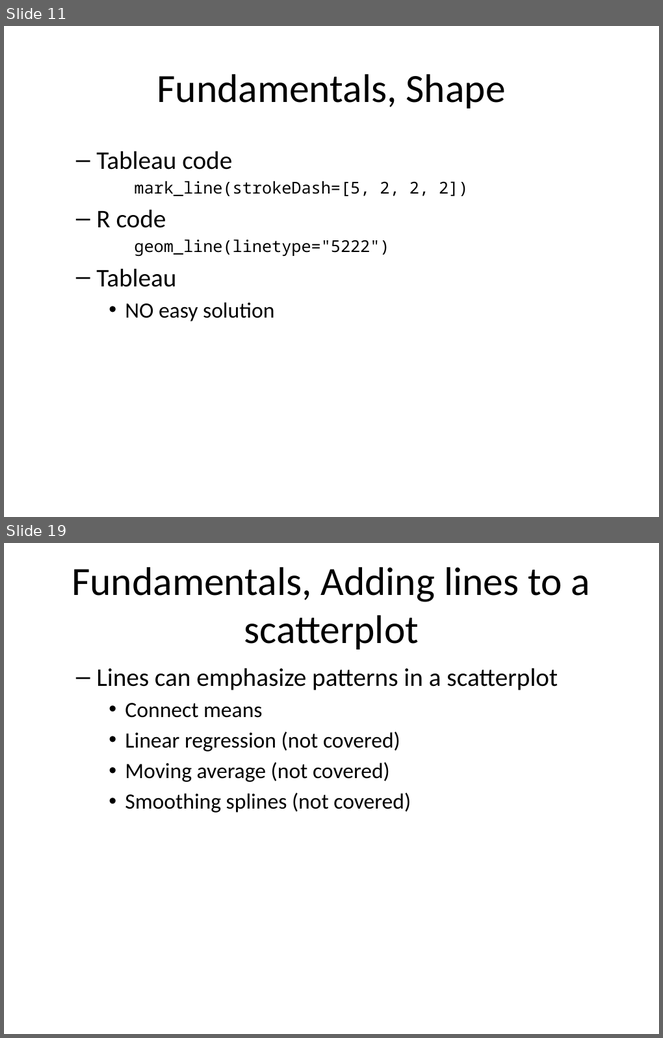
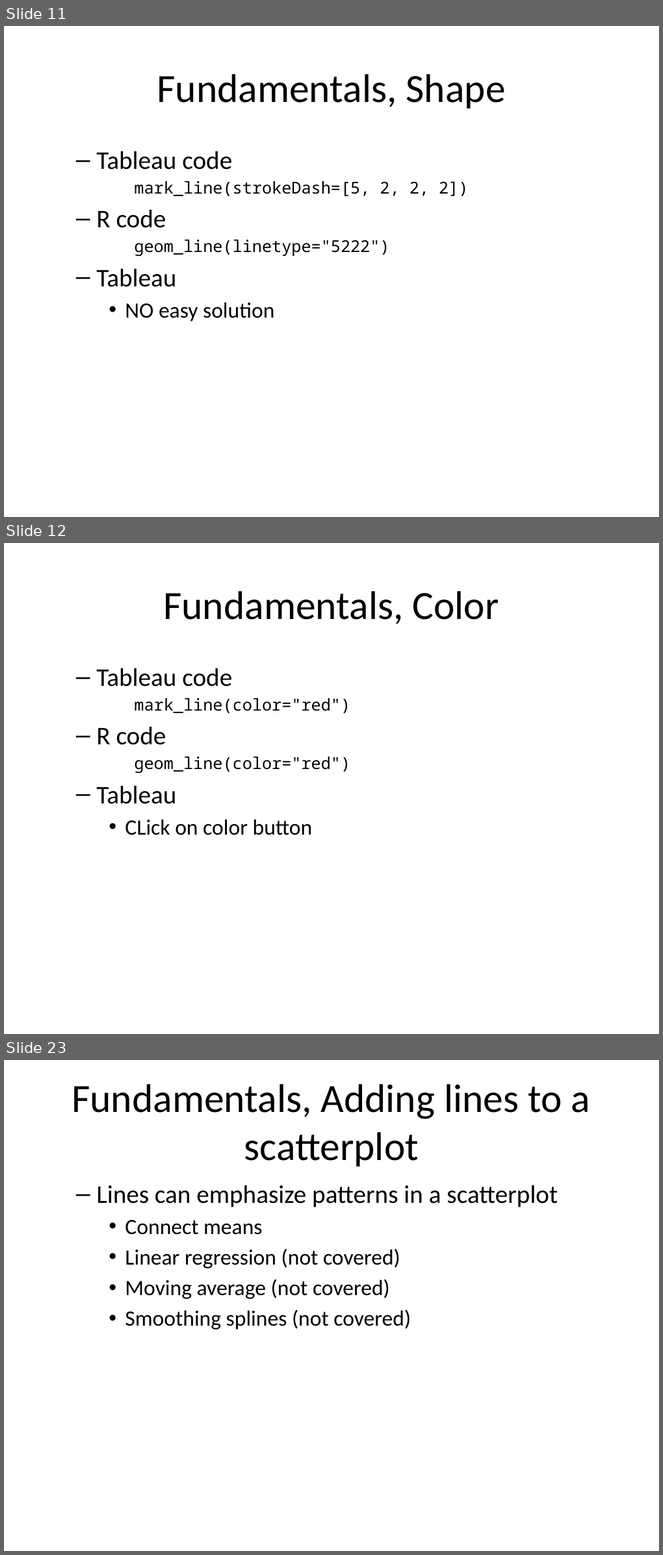
Before and after one commit to pmean/data-visualization, a slide deck: data-viz-03/component/fundamentals.pptx. Shown one above the other, each under a label of ours: slides 11 and 19 before the commit, slides 11, 12 and 23 after it; the slides between them are not shown. The pictures are 663x1038 and 663x1555 pixels, drawn with LibreOffice and Linux fonts; fonts in the diff are those of the drawing. Boxes give left, top, right and bottom in pixels: in the first picture for what was removed or moved away, otherwise in the second. Text is boxed around its words. In the diff, an @@ line names an element or a change of style, - is before the commit and + after.

Commit message:
Started multi-line graphs in data-viz-03

```diff
--- a/data-viz-03/component/fundamentals.pptx
+++ b/data-viz-03/component/fundamentals.pptx
@@ slide 12 added at <box>4,543,659,1034</box>, background #FFFFFF @@
@@ title added at <box>163,591,499,624</box>, 44 pt, text #000000 @@
+Fundamentals, Color
@@ text added at <box>96,668,350,835</box>, 18 pt, text #000000 @@
+  – Tableau code
+mark_line(color="red")
+  – R code
+geom_line(color="red")
+  – Tableau
+    • CLick on color button
@@ what was slide 19 is now slide 23 @@
```
Also in this commit, not shown: 5 slides changed, 4 other slides added, 1 slide removed, 9 other files.
